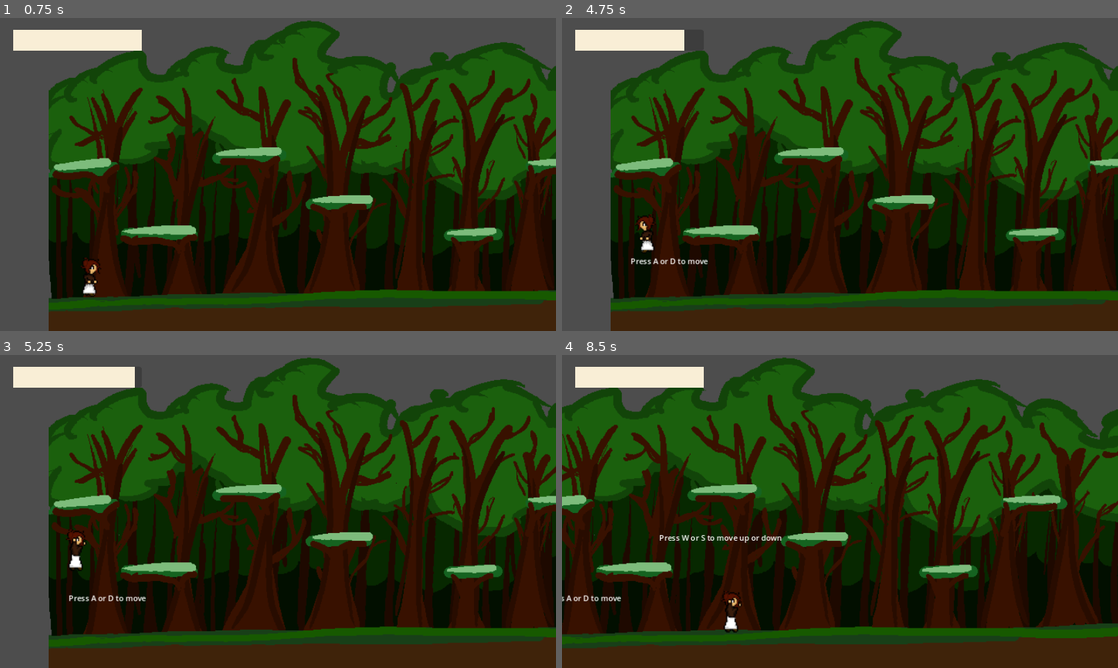
Above: before the commit, frames 1-4 (two rows, left to right).
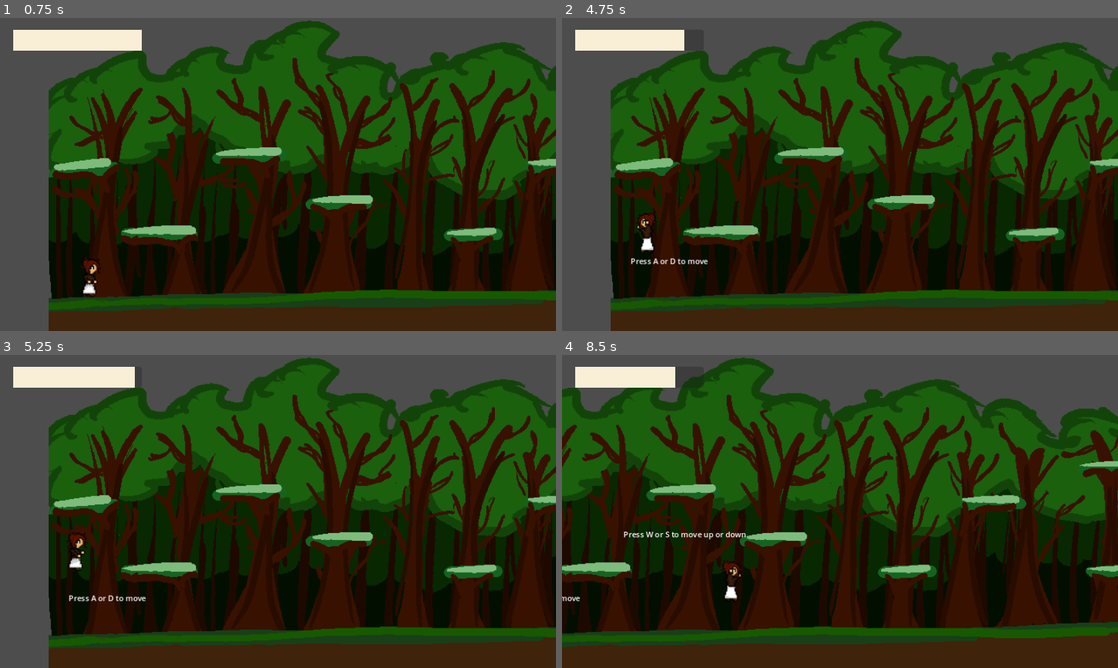
Above: after the commit, the same moments.

Repository: steve8D/Team12GameDev
Game: Godot game, scene res://scenes/prologue.tscn
The game is run twice, just before and just after one commit, with the same random seed, the same clock (stepped at 60 frames per second) and the same inputs.
Inputs:
- Up to frame 1 (0.75 s): hold D (move_right) from 0.53 s (still down); hold Shift (sprint) from 0.53 s (still down)
- Up to frame 2 (4.75 s): tap W (jump_up) at 0.77, 1.52, 3.02, 3.77, 4.52 s; release Shift (sprint) at 1.28 s; tap Space (close_dialogue) at 1.35, 2.75, 3.6 s; tap Shift (sprint) at 1.55, 2.85, 4.35 s; tap Enter at 2, 3.5 s; release D (move_right) at 2.03 s; hold A (move_left) 2.03-2.78 s; hold Shift (sprint) 2.03-2.78 s; hold D (move_right) 2.78-4.28 s; hold Shift (sprint) 3.53-4.28 s; hold A (move_left) from 4.28 s (still down)
- Up to frame 3 (5.25 s): release A (move_left) at 5.03 s; hold D (move_right) from 5.03 s (still down); hold Shift (sprint) from 5.03 s (still down)
- Up to frame 4 (8.5 s): tap A (move_left) at 5.75 s; release D (move_right) at 5.78 s; release Shift (sprint) at 5.78 s; hold A (move_left) 5.78-7.28 s; tap Space (close_dialogue) at 5.85, 8.1 s; tap W (jump_up) at 6.02, 6.77, 7.52 s; tap Shift (sprint) at 6.05, 7.35 s; hold Shift (sprint) 6.53-7.28 s; hold D (move_right) from 7.28 s (still down); hold Shift (sprint) from 8.03 s (still down)

Frame 1 is identical in both runs. In frame 2, 0.2% of the frame differs, in the area x 13-18%, y 62-75%; in frame 3, 0.2%; in frame 4, 52%, in the area x 0-100%, y 0-94%.

Commit message:
Fixed sprinting bug where user lateral movement resets whenever the user jumps

Diff:
--- a/scripts/gameplay/player_movement.gd
+++ b/scripts/gameplay/player_movement.gd
@@ -15,6 +15,7 @@
 
 # File variables
 var stamina = 100
+var sprinting = false
 var state = MOVE_SET.STANDING
 signal staminaValue(value)
 var gravity = ProjectSettings.get_setting("physics/2d/default_gravity")
@@ -22,33 +23,31 @@
 
 func _physics_process(delta):
 	var direction = Input.get_vector("move_left", "move_right", "jump_up", "jump_down")
+	handle_lateral_movement(direction, delta)
 	handle_vertical_movement(direction, delta)
-	handle_lateral_movement(direction, delta)
 	check_for_sprint()
 	handle_sprint(direction, delta)
+	process_animation()
 	move_and_slide()
-
-func _on_sprint_timer_timeout():
-	state = MOVE_SET.WALKING
-	# set timer for cooldown
 
 # Helper functions
 func check_for_sprint():
-	if Input.is_action_pressed("sprint") and is_on_floor() and stamina >= 0:
+	if Input.is_action_just_pressed("sprint") and is_on_floor() and stamina >= 0:
 		state = MOVE_SET.SPRINTING
+		sprinting = true
 
 	if Input.is_action_just_released("sprint") or stamina <= 0:
 		state = MOVE_SET.WALKING
+		sprinting = false
 
 func handle_sprint(direction, delta):
-	if state == MOVE_SET.SPRINTING and direction:
+	if sprinting and direction:
 		velocity.x = direction.x * SPRINT_SPEED
 		stamina -= delta * RUNNING_STAMINA_COST
 		staminaValue.emit(stamina)
-		process_animation()
+
 	else:
 		if stamina <= 100:
-			state == MOVE_SET.WALKING
 			stamina += delta * STAMINA_RECOVERY_RATE
 			staminaValue.emit(stamina)
 
@@ -57,21 +56,16 @@
 	if not is_on_floor():
 		state = MOVE_SET.JUMPING
 		velocity.y += gravity * delta
-		process_animation()
 
 	# Handle Jump.
 	if direction.y < 0 and is_on_floor():
-		state = MOVE_SET.JUMPING
-		process_animation()
-		if state == MOVE_SET.SPRINTING:
-			velocity.x = direction.x * SPRINT_SPEED
 		velocity.y = JUMP_VELOCITY
 		stamina -= JUMP_STAMINA_COST
+		state = MOVE_SET.JUMPING
 
 	# Handle drop from platform
 	if direction.y > 0 and not is_on_floor():
 		state = MOVE_SET.JUMPING
-		process_animation()
 		velocity.y = DROP_VELOCITY
 
 func handle_lateral_movement(direction, delta):
@@ -79,12 +73,10 @@
 		if is_on_floor():
 			state = MOVE_SET.WALKING
 		velocity.x = direction.x * SPEED
-		process_animation()
 	else:
 		if is_on_floor():
 			state = MOVE_SET.STANDING
 		velocity.x = move_toward(velocity.x, 0, 20)
-		process_animation()
 
 func process_animation():
 	if velocity.x < 0:
